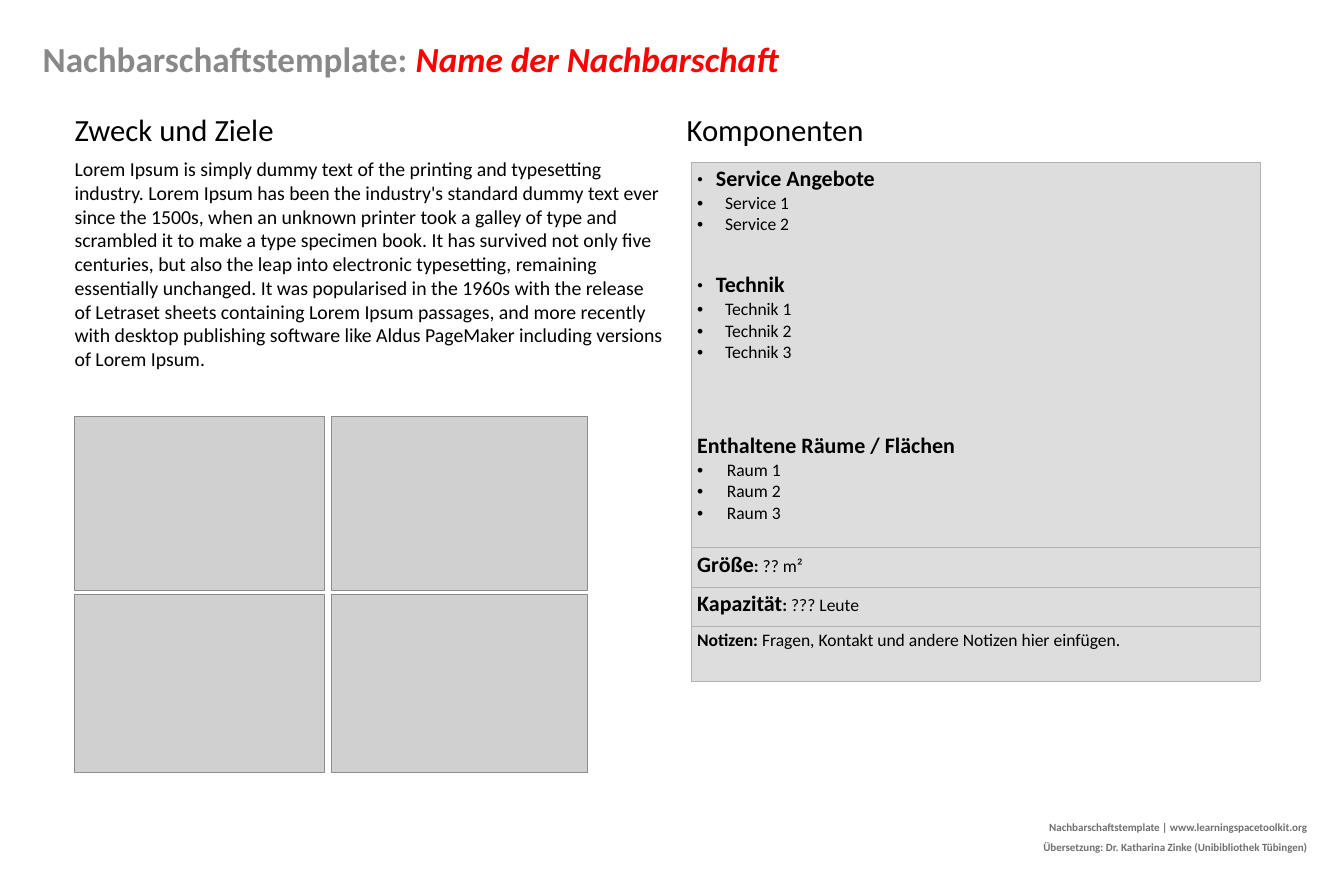
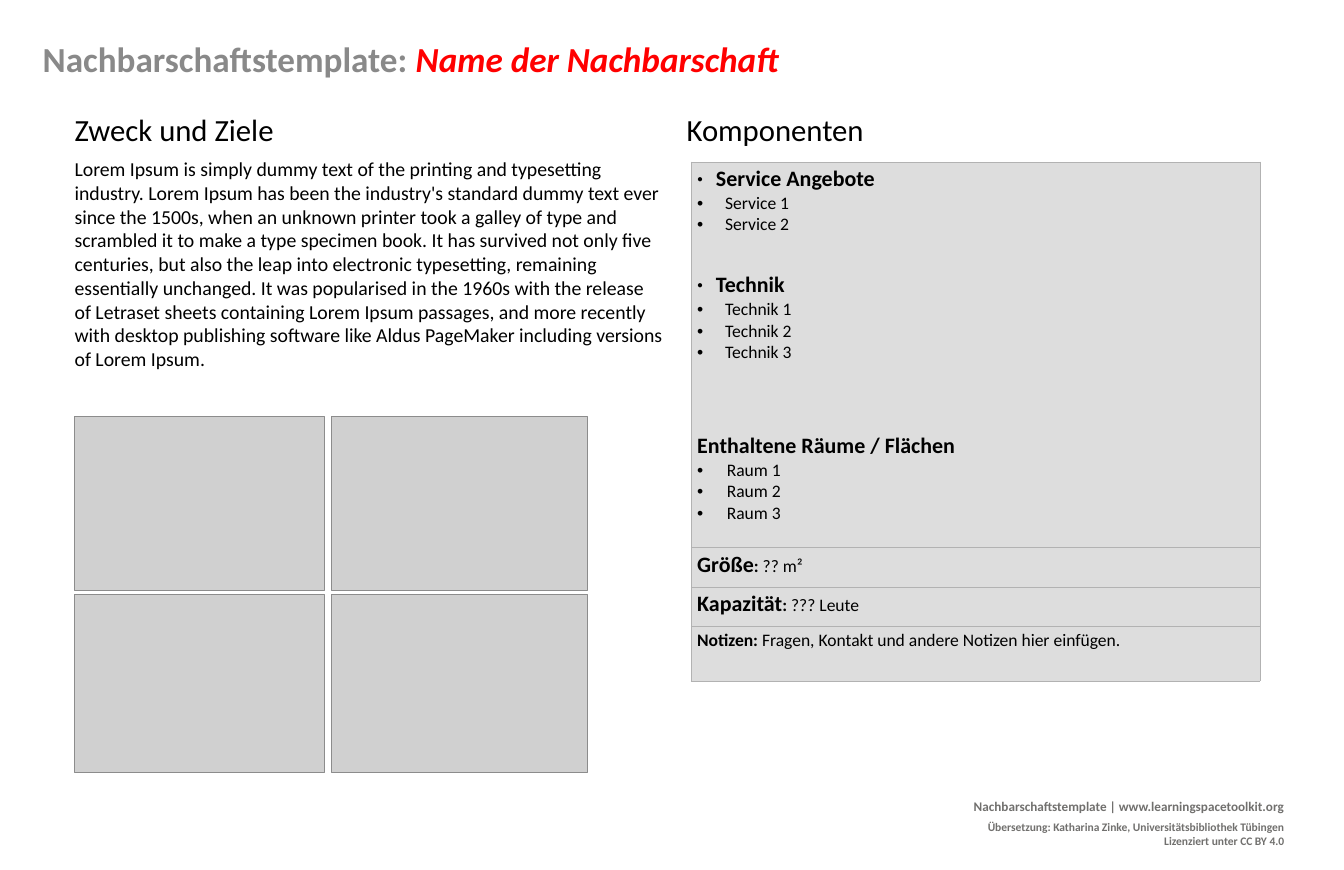
Before and after one commit to Lernraum-Toolkit/Lernraum-Toolkit.github.io, a slide deck: slide 2 of docs/00_Tools/04_01_DE_Neighborhood-Template_Beispiel.odp. Drawn at 1344x870 pixels with LibreOffice and Linux fonts; fonts in the diff are those of the drawing; grey boxes stand for pictures; background and template pictures are left out. Boxes give left, top, right and bottom in pixels: in the first picture for what was removed or moved away, otherwise in the second. Text is boxed around its words. In the diff, an @@ line names an element or a change of style, - is before the commit and + after.

```diff
--- a/docs/00_Tools/04_01_DE_Neighborhood-Template_Beispiel.odp
+++ b/docs/00_Tools/04_01_DE_Neighborhood-Template_Beispiel.odp
@@ text "Nachbarschaftstemplate | www.learningspacetoolkit.org": place and size @@
-text "Nachbarschaftstemplate | www.learningspacetoolkit.org" at bbox=[1043, 823, 1307, 853]
+text "Nachbarschaftstemplate | www.learningspacetoolkit.org" at bbox=[974, 802, 1285, 845]
@@ text at bbox=[974, 802, 1284, 813]: size 10 to 12 pt in "Nachbarschaftstemplate | www.learningspacetoolkit.org" @@
@@ text at bbox=[988, 822, 1285, 845]: text changed; size 10 to 10.5 pt @@
-Übersetzung: Dr. Katharina Zinke (Unibibliothek Tübingen)
+Übersetzung: Katharina Zinke, Universitätsbibliothek Tübingen
+Lizenziert unter CC BY 4.0
```
Also in this commit, not shown: 1 other slide changed, 20 other files.
